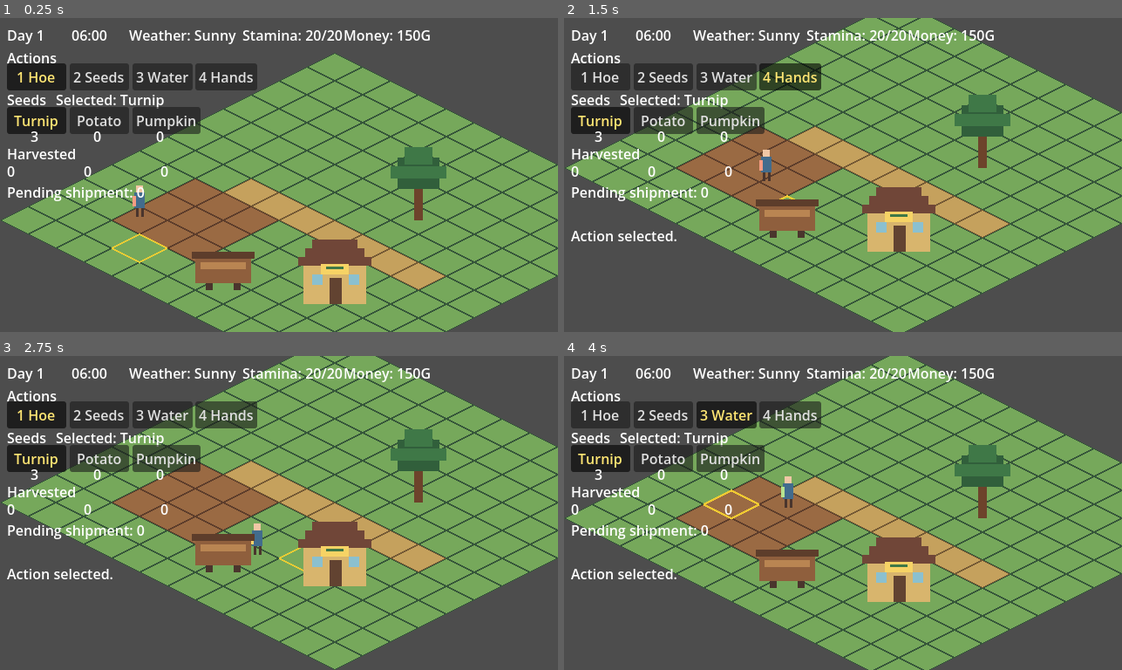
Above: before the commit, frames 1-4 (two rows, left to right).
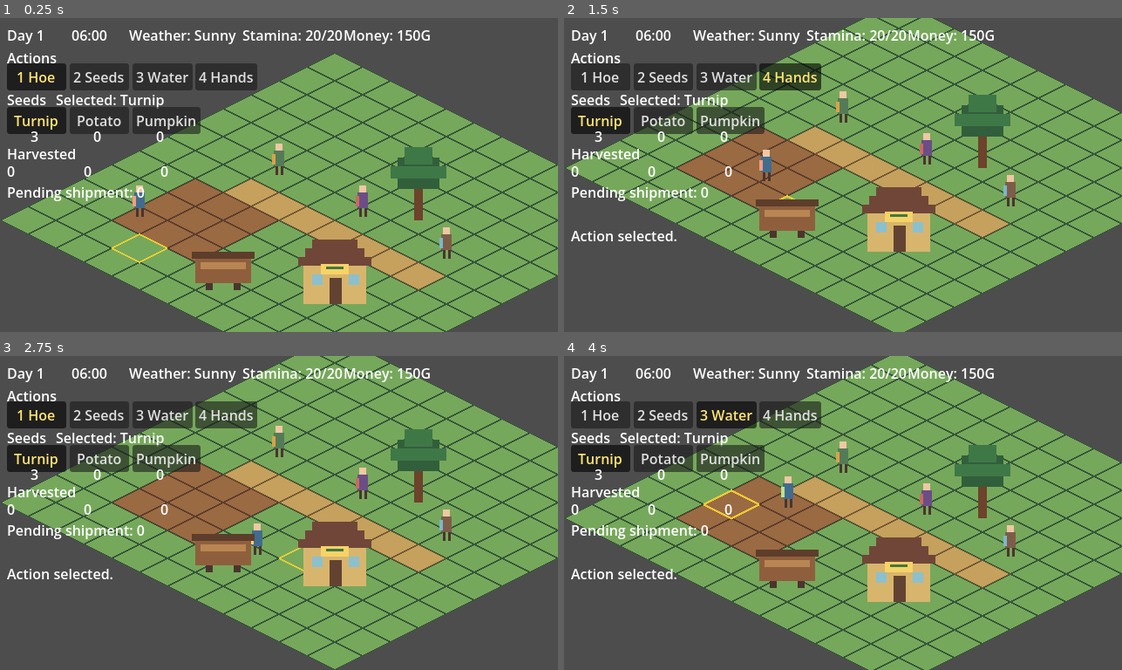
Above: after the commit, the same moments.

Repository: cwchanap/phoenix
Game: Godot game, scene res://scenes/world/world.tscn
Two runs of this game, one before a commit and one after it. Both use one fixed random seed, a clock stepped at 60 frames per second and the inputs below.
Inputs:
- Up to frame 1 (0.25 s): no input
- Up to frame 2 (1.5 s): tap Enter at 0.5 s; hold D (move_right) 0.53-1.28 s; hold E (interact) 0.53-1.28 s; hold S (move_down) from 1.28 s (still down); tap 4 (select_hands) at 1.35 s
- Up to frame 3 (2.75 s): release S (move_down) at 2.03 s; hold D (move_right) from 2.03 s (still down); hold 1 (select_hoe) from 2.03 s (still down)
- Up to frame 4 (4 s): release D (move_right) at 2.78 s; release 1 (select_hoe) at 2.78 s; hold W (move_up) 2.78-3.53 s; tap 2 (select_seeds) at 2.85 s; hold A (move_left) from 3.53 s (still down); hold 3 (select_water) from 3.53 s (still down)

The runs differ from the first frame. In frame 1, 0.5% of the frame differs, in the area x 48-81%, y 40-77%; in frame 2, 0.5%; in frame 3, 0.5%; in frame 4, 0.5%.

Commit message:
feat: restore HPA-594 village residents

Diff:
--- a/scenes/world/world.tscn
+++ b/scenes/world/world.tscn
@@ -5,6 +5,7 @@
 [ext_resource type="Texture2D" path="res://assets/sprites/proof-scenery.png" id="3_v5dby"]
 [ext_resource type="PackedScene" path="res://scenes/player/player.tscn" id="4_player"]
 [ext_resource type="Texture2D" path="res://assets/sprites/proof-soil.png" id="5_soil"]
+[ext_resource type="Texture2D" uid="uid://bhob7tjeipnog" path="res://assets/sprites/proof-villagers.png" id="6_villagers"]
 [ext_resource type="Script" path="res://scripts/world/farm_view.gd" id="7_farm_view"]
 [ext_resource type="PackedScene" path="res://scenes/ui/game_hud.tscn" id="8_hud"]
 
@@ -82,6 +83,12 @@
 
 [node name="ShippingCollision" type="CollisionPolygon2D" parent="StaticCollision"]
 
+[node name="VillagerShopkeeperCollision" type="CollisionPolygon2D" parent="StaticCollision"]
+
+[node name="VillagerFarmerCollision" type="CollisionPolygon2D" parent="StaticCollision"]
+
+[node name="VillagerResidentCollision" type="CollisionPolygon2D" parent="StaticCollision"]
+
 [node name="PerimeterTop" type="CollisionPolygon2D" parent="StaticCollision" unique_id=1237773536]
 
 [node name="PerimeterRight" type="CollisionPolygon2D" parent="StaticCollision" unique_id=1661715348]
@@ -123,6 +130,32 @@
 hframes = 3
 frame = 2
 
+[node name="VillagerShopkeeper" type="Node2D" parent="Entities"]
+position = Vector2(416, 192)
+
+[node name="Sprite2D" type="Sprite2D" parent="Entities/VillagerShopkeeper"]
+texture = ExtResource("6_villagers")
+offset = Vector2(0, -24)
+hframes = 3
+
+[node name="VillagerFarmer" type="Node2D" parent="Entities"]
+position = Vector2(320, 144)
+
+[node name="Sprite2D" type="Sprite2D" parent="Entities/VillagerFarmer"]
+texture = ExtResource("6_villagers")
+offset = Vector2(0, -24)
+hframes = 3
+frame = 1
+
+[node name="VillagerResident" type="Node2D" parent="Entities"]
+position = Vector2(512, 240)
+
+[node name="Sprite2D" type="Sprite2D" parent="Entities/VillagerResident"]
+texture = ExtResource("6_villagers")
+offset = Vector2(0, -24)
+hframes = 3
+frame = 2
+
 [node name="TargetHighlight" type="Line2D" parent="."]
 z_index = 10
 width = 2.0
--- a/scripts/world/world_contract.gd
+++ b/scripts/world/world_contract.gd
@@ -15,6 +15,16 @@
 const BED_CELL := Vector2i(6, 8)
 const SHIPPING_CELL := Vector2i(6, 10)
 const SHIPPING_FOOTPRINT := Rect2(6.2, 10.2, 0.6, 0.6)
+const VILLAGER_CELLS: Array[Vector2i] = [
+    Vector2i(6, 5),
+    Vector2i(3, 5),
+    Vector2i(9, 5),
+]
+const VILLAGER_FOOTPRINTS: Array[Rect2] = [
+    Rect2(6.2, 5.2, 0.6, 0.6),
+    Rect2(3.2, 5.2, 0.6, 0.6),
+    Rect2(9.2, 5.2, 0.6, 0.6),
+]
 const CAMERA_TOP_PADDING := 96.0
 const CAMERA_BOUNDS := Rect2(0.0, -96.0, 768.0, 480.0)
 
@@ -34,3 +44,14 @@
         for x in range(PATH_ROW.position.x, PATH_ROW.end.x):
             cells.append(Vector2i(x, y))
     return cells
+
+static func villager_cell(id: VillagerRules.VillagerId) -> Vector2i:
+    return VILLAGER_CELLS[id]
+
+static func villager_footprint(id: VillagerRules.VillagerId) -> Rect2:
+    return VILLAGER_FOOTPRINTS[id]
+
+static func villager_at(cell: Variant) -> int:
+    if not (cell is Vector2i):
+        return -1
+    return VILLAGER_CELLS.find(cell)
--- a/scripts/world/world_shell.gd
+++ b/scripts/world/world_shell.gd
@@ -29,6 +29,15 @@
     tree_collision.polygon = WorldMath.footprint_to_polygon(WorldContract.TREE_FOOTPRINT)
     building_collision.polygon = WorldMath.footprint_to_polygon(WorldContract.BUILDING_FOOTPRINT)
     shipping_collision.polygon = WorldMath.footprint_to_polygon(WorldContract.SHIPPING_FOOTPRINT)
+
+    var villager_collision_names := [
+        "VillagerShopkeeperCollision",
+        "VillagerFarmerCollision",
+        "VillagerResidentCollision",
+    ]
+    for id in range(VillagerRules.VillagerId.size()):
+        var collision := static_collision.get_node(villager_collision_names[id]) as CollisionPolygon2D
+        collision.polygon = WorldMath.footprint_to_polygon(WorldContract.villager_footprint(id))
 
     var perimeter_names := ["PerimeterTop", "PerimeterRight", "PerimeterBottom", "PerimeterLeft"]
     var perimeter_rects := perimeter_footprints()
--- a/tests/headless/world_shell_smoke.gd
+++ b/tests/headless/world_shell_smoke.gd
@@ -114,6 +114,15 @@
     var world := packed.instantiate()
     root.add_child(world)
     await process_frame
+
+    for id in range(VillagerRules.VillagerId.size()):
+        var cell := WorldContract.villager_cell(id)
+        if not _expect(WorldContract.villager_at(cell) == id, "villager lookup %d" % id):
+            return
+    if not _expect(WorldContract.villager_at(Vector2i(0, 0)) == -1, "unknown villager cell"):
+        return
+    if not _expect(WorldContract.villager_at(Vector2i(6, 5)) == 0, "shopkeeper villager cell"):
+        return
 
     var world_names := ["Ground", "FarmSoil", "StaticCollision", "Entities", "TargetHighlight", "GameHud"]
     if not _expect_names(world, world_names, "World"):
@@ -204,6 +213,9 @@
         "TreeCollision",
         "BuildingCollision",
         "ShippingCollision",
+        "VillagerShopkeeperCollision",
+        "VillagerFarmerCollision",
+        "VillagerResidentCollision",
         "PerimeterTop",
         "PerimeterRight",
         "PerimeterBottom",
@@ -235,6 +247,19 @@
         "shipping collision",
     ):
         return
+    var villager_collision_names := [
+        "VillagerShopkeeperCollision",
+        "VillagerFarmerCollision",
+        "VillagerResidentCollision",
+    ]
+    for id in range(VillagerRules.VillagerId.size()):
+        var villager_collision := static_collision.get_node(villager_collision_names[id]) as CollisionPolygon2D
+        if not _expect_polygon(
+            villager_collision.polygon,
+            WorldMath.footprint_to_polygon(WorldContract.villager_footprint(id)),
+            "%s collision" % villager_collision.name,
+        ):
+            return
     var map_size := Vector2(WorldContract.MAP_SIZE)
     var perimeter_rects := [
         Rect2(0.0, -1.0, map_size.x, 1.0),
@@ -243,7 +268,7 @@
         Rect2(-1.0, 0.0, 1.0, map_size.y),
     ]
     for index in perimeter_rects.size():
-        var collision := static_collision.get_node(collision_names[index + 3]) as CollisionPolygon2D
+        var collision := static_collision.get_node(collision_names[index + 6]) as CollisionPolygon2D
         if not _expect_polygon(
             collision.polygon,
             WorldMath.footprint_to_polygon(perimeter_rects[index]),
@@ -271,7 +296,15 @@
         "Entities must be the only enabled y-sort CanvasItem",
     ):
         return
-    var entity_names := ["Player", "Tree", "Building", "Shipping"]
+    var entity_names := [
+        "Player",
+        "Tree",
+        "Building",
+        "Shipping",
+        "VillagerShopkeeper",
+        "VillagerFarmer",
+        "VillagerResident",
+    ]
     for cell in WorldContract.farm_cells():
         entity_names.append("FarmCrop_%d_%d" % [cell.x, cell.y])
     if not _expect_names(entities, entity_names, "Entities"):
@@ -282,6 +315,11 @@
     var tree := entities.get_node("Tree") as Node2D
     var building := entities.get_node("Building") as Node2D
     var shipping := entities.get_node("Shipping") as Node2D
+    var villagers := [
+        entities.get_node("VillagerShopkeeper") as Node2D,
+        entities.get_node("VillagerFarmer") as Node2D,
+        entities.get_node("VillagerResident") as Node2D,
+    ]
     if not _expect_vec2(tree.position, WorldContract.TREE_ANCHOR, "tree anchor"):
         return
     if not _expect_vec2(building.position, WorldContract.BUILDING_ANCHOR, "building anchor"):
@@ -310,6 +348,31 @@
         ):
             return
 
+    for id in range(VillagerRules.VillagerId.size()):
+        var villager: Node2D = villagers[id]
+        if not _expect_vec2(
+            villager.position,
+            WorldMath.grid_to_world(Vector2(WorldContract.villager_cell(id)) + Vector2(0.5, 0.5)),
+            "villager %d anchor" % id,
+        ):
+            return
+        if not _expect_names(villager, ["Sprite2D"], "villager %d entity" % id):
+            return
+        var villager_sprite := villager.get_node("Sprite2D") as Sprite2D
+        if not _expect(
+            villager_sprite.texture.resource_path == "res://assets/sprites/proof-villagers.png",
+            "villager %d texture" % id,
+        ):
+            return
+        if not _expect(villager_sprite.hframes == 3, "villager %d frame columns" % id):
+            return
+        if not _expect(villager_sprite.frame == id, "villager %d frame" % id):
+            return
+        if not _expect_vec2(
+            villager_sprite.offset, Vector2(0.0, -24.0), "villager %d bottom-center offset" % id
+        ):
+            return
+
     var player := entities.get_node_or_null("Player") as CharacterBody2D
     if not _expect(player != null, "Entities must contain Player"):
         return
@@ -345,6 +408,12 @@
         return
     if not _expect(player.z_index == shared_entity_z_index, "player shared entity z-index"):
         return
+    for id in range(VillagerRules.VillagerId.size()):
+        if not _expect(
+            villagers[id].z_index == shared_entity_z_index,
+            "villager %d shared entity z-index" % id,
+        ):
+            return
     for cell in WorldContract.farm_cells():
         var crop_root := entities.get_node("FarmCrop_%d_%d" % [cell.x, cell.y]) as Node2D
         if not _expect_vec2(crop_root.position, _cell_center(cell), "crop %s center" % cell):
@@ -388,14 +457,14 @@
     if not _expect(player.get_index() < building.get_index(), "building exact-Y scene-tree order"):
         return
 
-    _place_player(player, Vector2(6.5, 5.3))
+    _place_player(player, Vector2(7.0, 4.8))
     await physics_frame
     if not _expect(is_equal_approx(player.global_position.y, 188.8), "tree behind ground Y"):
         return
     if not _expect(player.global_position.y < tree.global_position.y, "player ground Y < tree.y"):
         return
 
-    _place_player(player, Vector2(6.5, 5.7))
+    _place_player(player, Vector2(7.0, 5.2))
     await physics_frame
     if not _expect(is_equal_approx(player.global_position.y, 195.2), "tree in-front ground Y"):
         return
@@ -608,14 +677,14 @@
     if not _expect(farm_exit.x > 4.0 and farm_exit.y > 9.0, "farm traversal"):
         return
 
-    _place_player(player, Vector2(6.5, 5.5))
-    await physics_frame
-    player.velocity = Vector2(12000.0, 0.0)
+    _place_player(player, Vector2(8.5, 3.5))
+    await physics_frame
+    player.velocity = Vector2(-12000.0, 0.0)
     player.move_and_slide()
     var high_motion_stop := WorldMath.world_to_grid(player.global_position)
     if not _expect(
-        high_motion_stop.x >= 7.017
-        and high_motion_stop.x <= 7.021
+        high_motion_stop.x >= 7.97
+        and high_motion_stop.x <= 8.02
         and player.get_slide_collision_count() > 0
         and _outside_footprint(high_motion_stop, WorldContract.TREE_FOOTPRINT),
         "high-motion tree collision",
--- a/tests/integration/test_gameplay_shell.gd
+++ b/tests/integration/test_gameplay_shell.gd
@@ -86,12 +86,12 @@
     if entities == null:
         return
     var cells := WorldContract.farm_cells()
-    assert_eq(entities.get_child_count(), 4 + cells.size())
-    if entities.get_child_count() < 4 + cells.size():
+    assert_eq(entities.get_child_count(), 7 + cells.size())
+    if entities.get_child_count() < 7 + cells.size():
         return
     for index in cells.size():
         var cell: Vector2i = cells[index]
-        var crop_root := entities.get_child(4 + index) as Node2D
+        var crop_root := entities.get_child(7 + index) as Node2D
         assert_not_null(crop_root)
         if crop_root == null:
             continue
